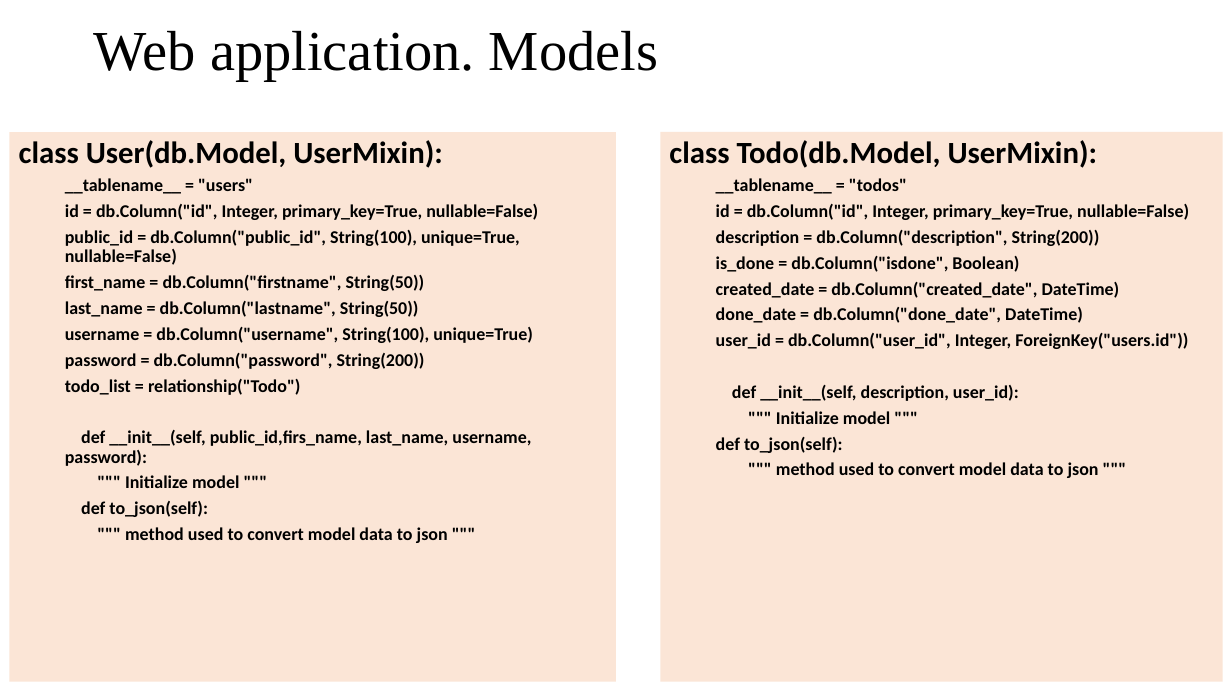
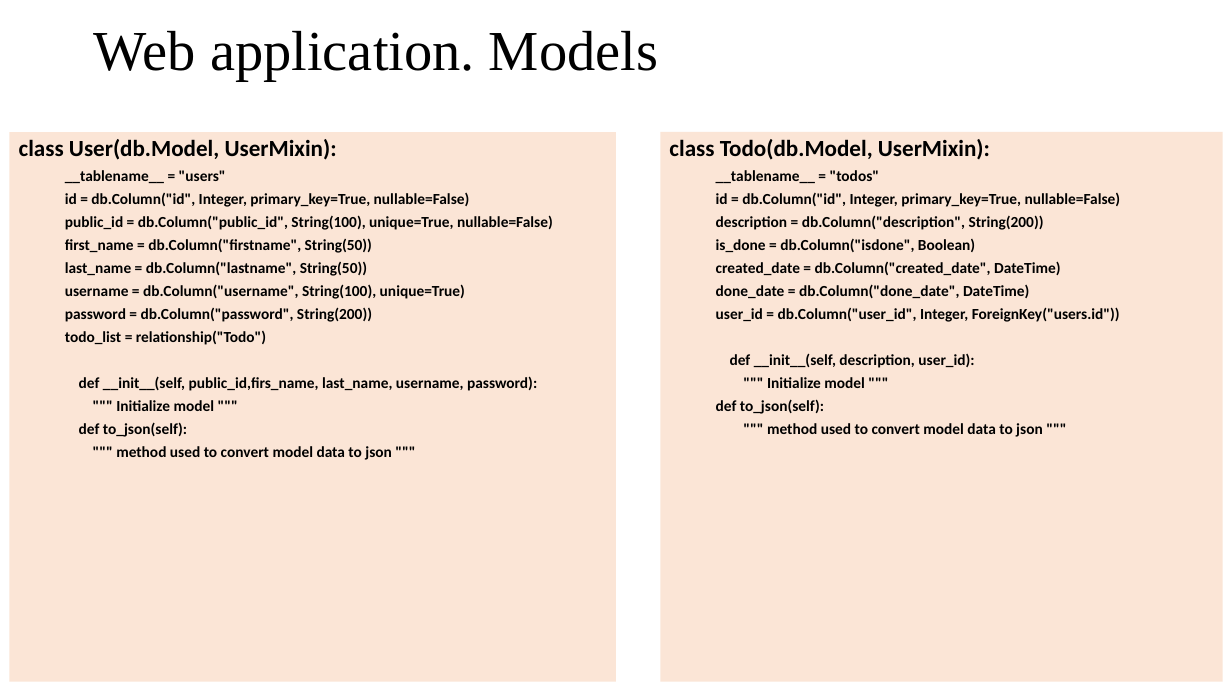
Before and after one commit to mantelis-source/final-project-docs, a slide deck: slide 22 of presentation.pptx. Drawn at 1232x693 pixels with LibreOffice and Linux fonts; fonts in the diff are those of the drawing. Boxes give left, top, right and bottom in pixels: in the first picture for what was removed or moved away, otherwise in the second. Text is boxed around its words. In the diff, an @@ line names an element or a change of style, - is before the commit and + after.

Commit message:
Modified presentation

```diff
--- a/presentation.pptx
+++ b/presentation.pptx
@@ text "class User(db.Model, UserMixin):" at (x1=9, y1=132, x2=616, y2=682): size 24 to 18 pt in "class User(db.Model, UserMixin):"; size 14 to 12 pt @@
@@ rectangle "class Todo(db.Model, UserMixin):" at (x1=661, y1=132, x2=1224, y2=682): size 24 to 18 pt in "class Todo(db.Model, UserMixin):"; size 14 to 12 pt @@
```
